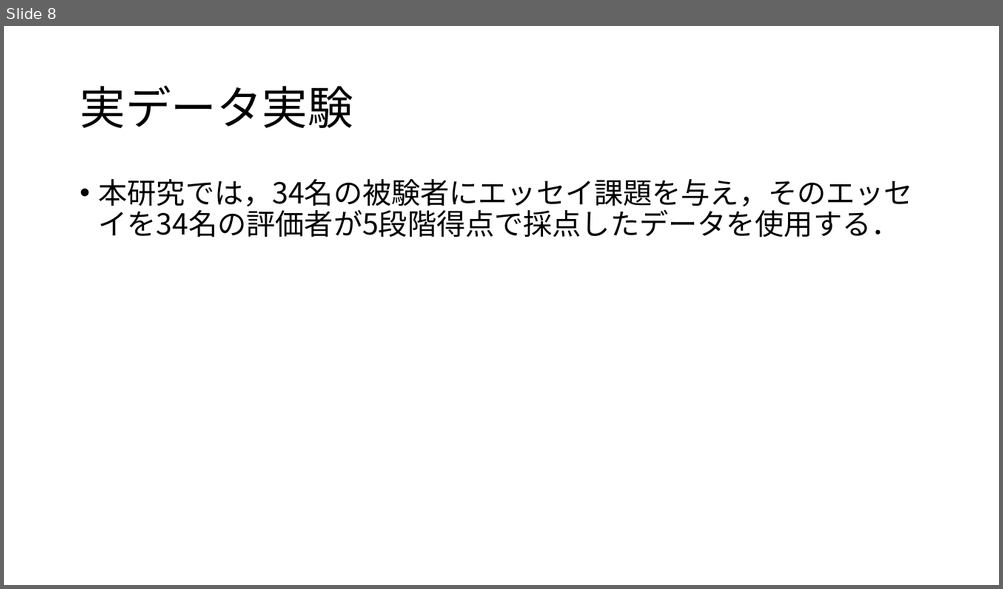
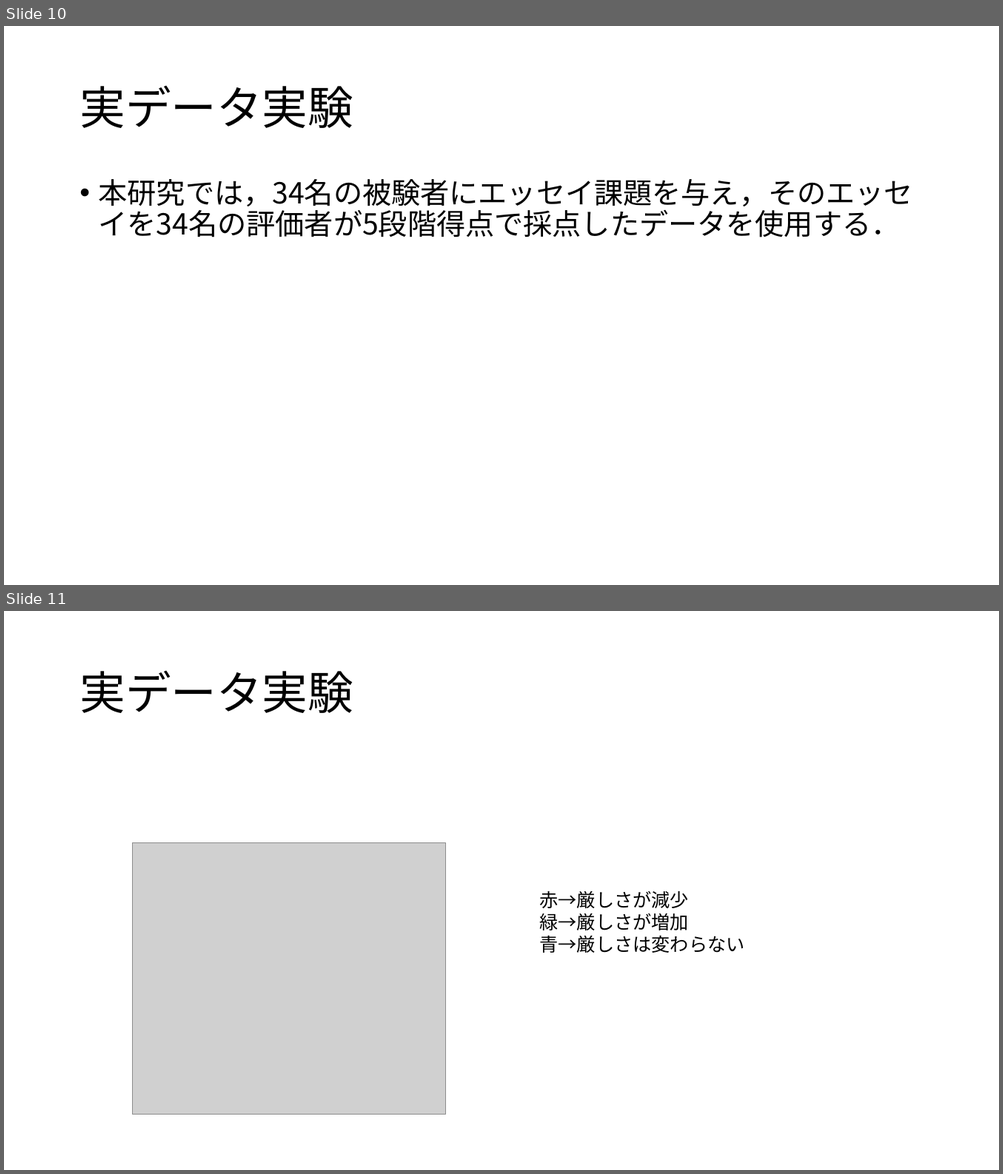
Before and after one commit to Mayu925/lab, a slide deck: chukan/発表スライド.pptx. Shown one above the other, each under a label of ours: slide 8 before the commit, slides 10 and 11 after it. The pictures are 1003x589 and 1003x1174 pixels, drawn with LibreOffice and Linux fonts; fonts in the diff are those of the drawing; grey boxes stand for pictures. Boxes give left, top, right and bottom in pixels: in the first picture for what was removed or moved away, otherwise in the second. Text is boxed around its words. In the diff, an @@ line names an element or a change of style, - is before the commit and + after.

```diff
--- a/chukan/発表スライド.pptx
+++ b/chukan/発表スライド.pptx
@@ slide 11 added at <box>4,611,999,1170</box>, background #FFFFFF @@
@@ title added at <box>79,670,353,713</box>, 44 pt, text #000000 @@
+実データ実験
@@ picture added at <box>132,843,446,1116</box> @@
@@ text added at <box>539,891,744,953</box>, 18 pt, text #000000 @@
+赤→厳しさが減少
+緑→厳しさが増加
+青→厳しさは変わらない
@@ what was slide 8 is now slide 10 @@
```
Also in this commit, not shown: 6 slides changed, 2 other slides added, 10 other files.
